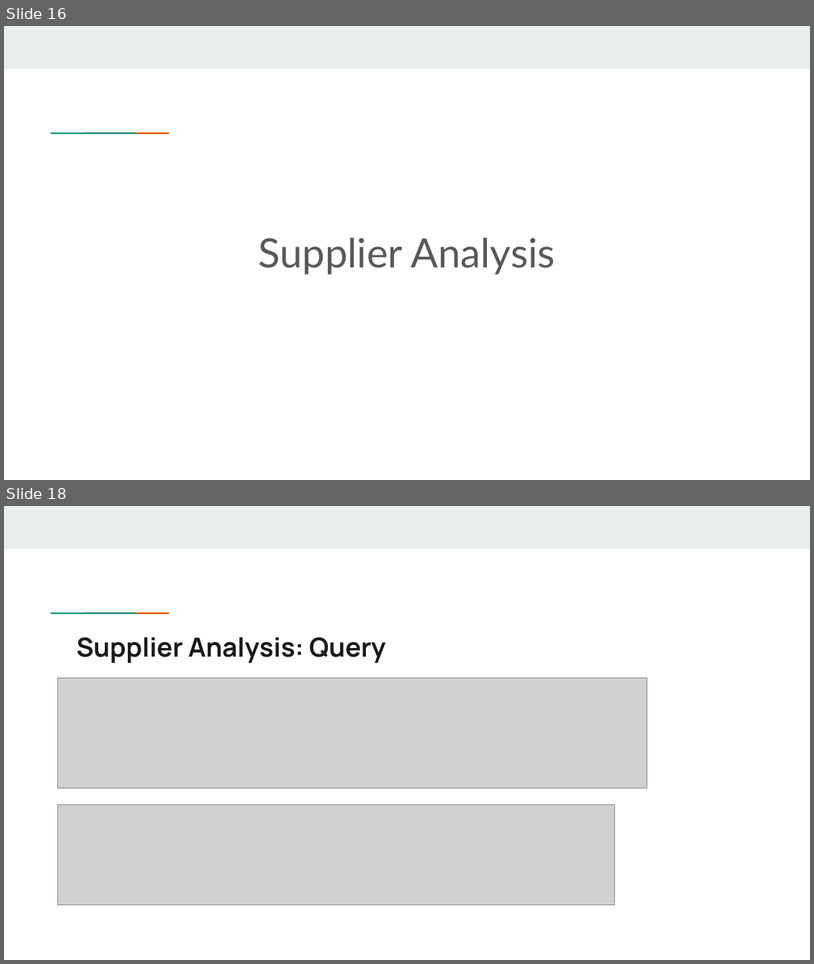
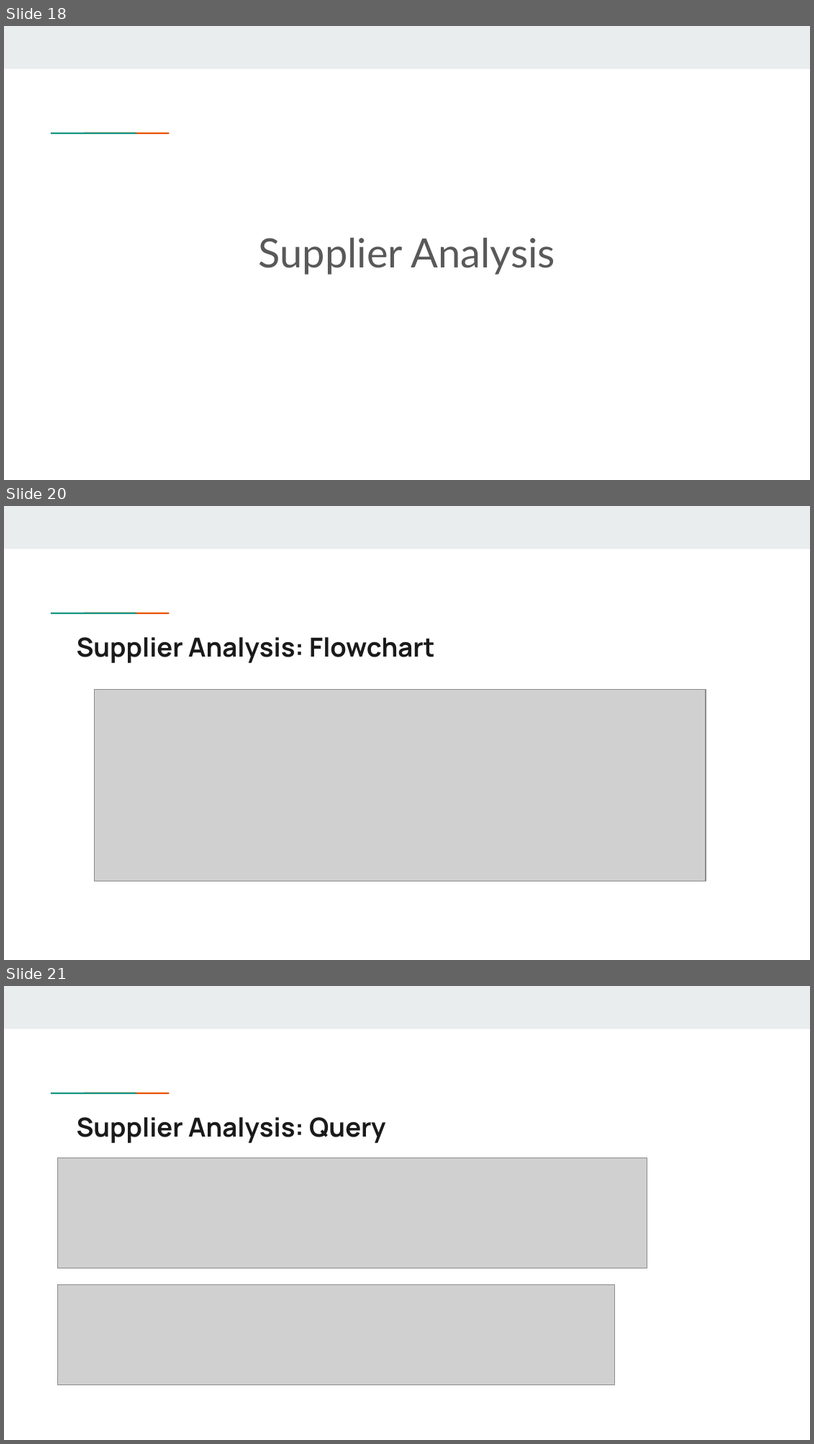
Before and after one commit to chuun17/DSLS2023-MiniProjectDE, a slide deck: MINI PROJECT DE CASE STUDY.pptx. Shown one above the other, each under a label of ours: slides 16 and 18 before the commit, slides 18, 20 and 21 after it; the slides between them are not shown. The pictures are 814x964 and 814x1444 pixels, drawn with LibreOffice and Linux fonts; fonts in the diff are those of the drawing; grey boxes stand for pictures. Boxes give left, top, right and bottom in pixels: in the first picture for what was removed or moved away, otherwise in the second. Text is boxed around its words. In the diff, an @@ line names an element or a change of style, - is before the commit and + after.

```diff
--- a/MINI PROJECT DE CASE STUDY.pptx
+++ b/MINI PROJECT DE CASE STUDY.pptx
@@ slide 20 added at [4, 506, 810, 960], background #FFFFFF; not listed: 3 template elements that a slide beside it also shows @@
@@ title added at [77, 637, 435, 663], 23.4 pt, text #1A1A1A, bold @@
+Supplier Analysis: Flowchart
@@ picture added at [94, 689, 705, 881] @@
@@ what was slide 16 is now slide 18 @@
@@ what was slide 18 is now slide 21 @@
```
Also in this commit, not shown: 2 slides changed, 2 other slides added.
